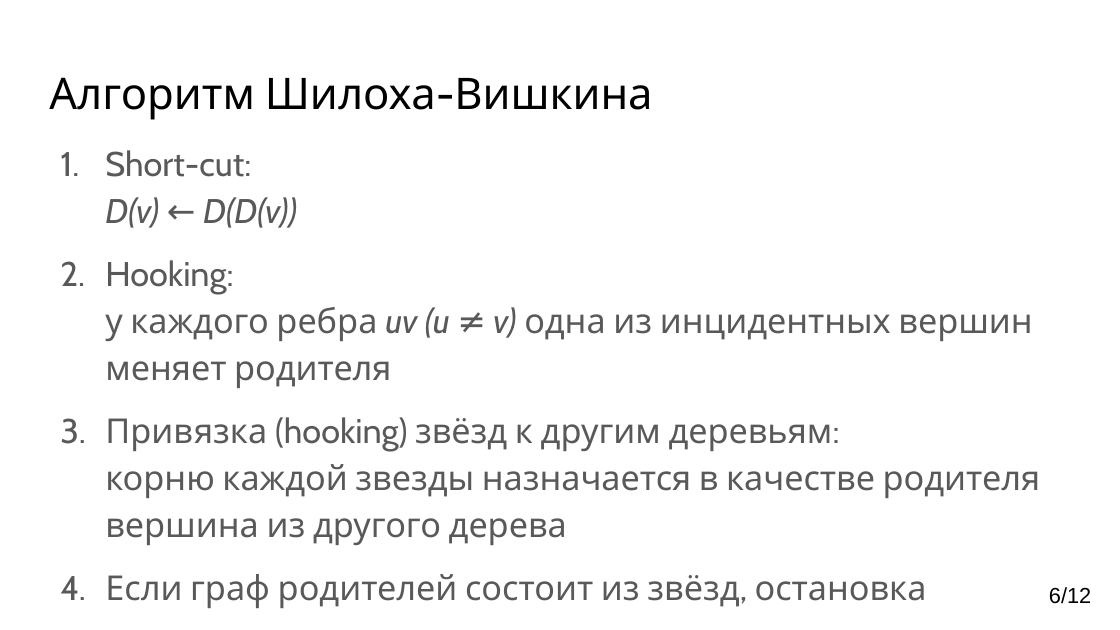
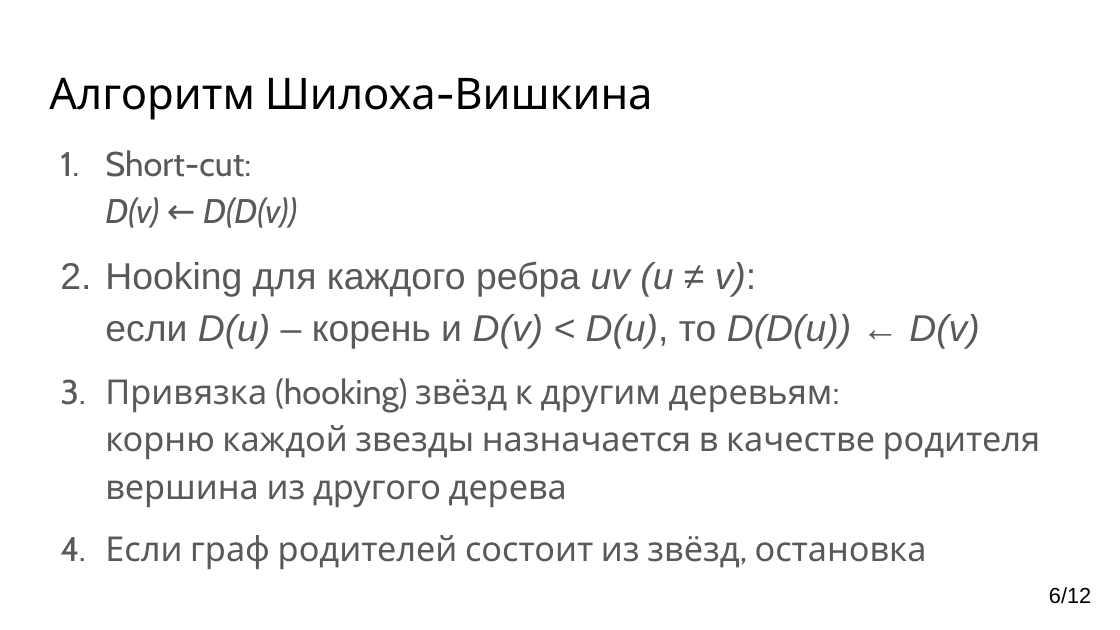
Before and after one commit to YaccConstructor/articles, a slide deck: slide 6 of 2017/GT/SmirenkoKirill/Connected components.pptx. Drawn at 1120x630 pixels with LibreOffice and Linux fonts; fonts in the diff are those of the drawing. Boxes give left, top, right and bottom in pixels: in the first picture for what was removed or moved away, otherwise in the second. Text is boxed around its words. In the diff, an @@ line names an element or a change of style, - is before the commit and + after.

Commit message:
Fix slide 6 in Connected components survey report

```diff
--- a/2017/GT/SmirenkoKirill/Connected components.pptx
+++ b/2017/GT/SmirenkoKirill/Connected components.pptx
@@ text at box(105, 261, 980, 349): text changed; size 22 to 24 pt; font Cabin to Arial @@
-2. Hooking:
-   у каждого ребра uv (u ≠ v) одна из инцидентных вершин меняет родителя
+2. Hooking для каждого ребра uv (u ≠ v):
+   если D(u) – корень и D(v) < D(u), то D(D(u)) ← D(v)
```
Also in this commit, not shown: 1 other file.
